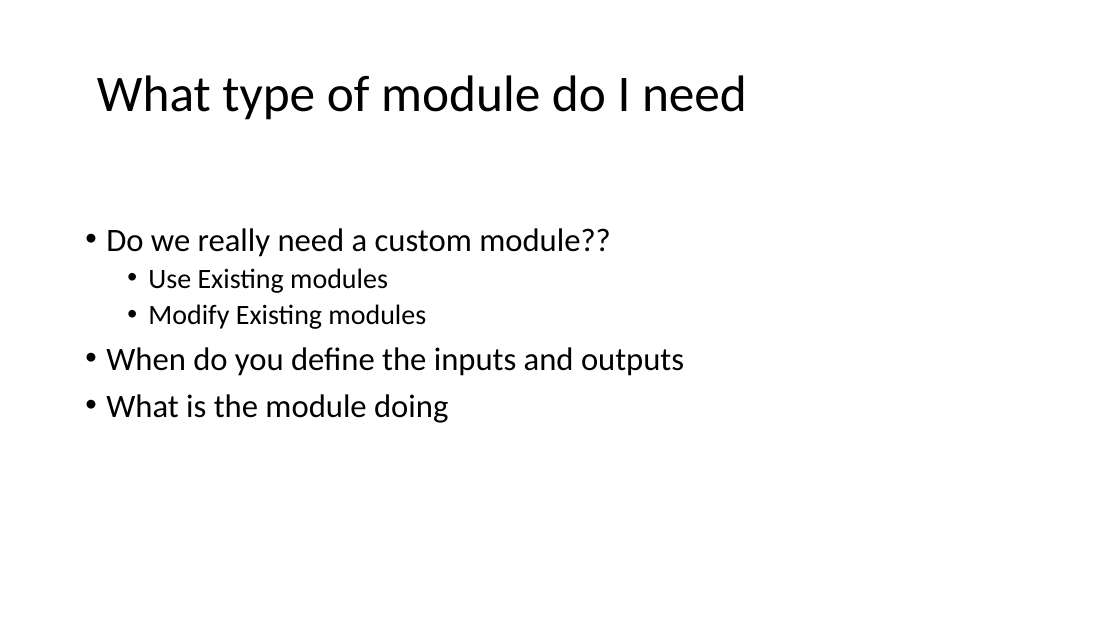
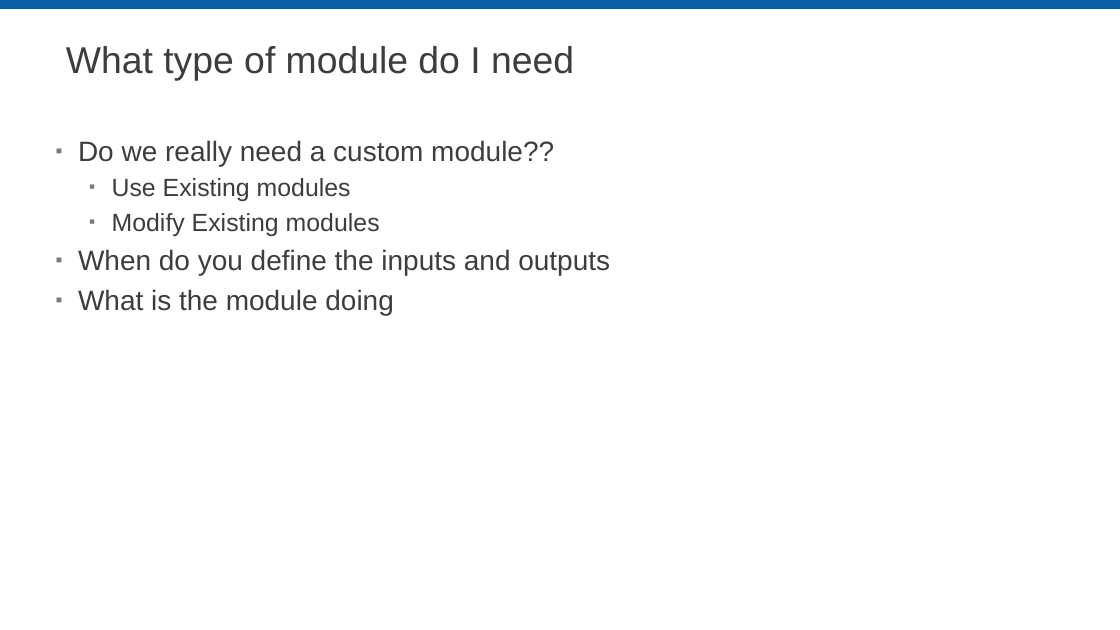
Before and after one commit to LabVIEW-DCAF/Documentation, a slide deck: slide 4 of Trunk/Getting Started Material/DCAF Training/5 Module Reuse.pptx (slide 3 before the commit). Drawn at 1120x630 pixels with LibreOffice and Linux fonts; fonts in the diff are those of the drawing; background and template pictures are left out. Boxes give left, top, right and bottom in pixels: in the first picture for what was removed or moved away, otherwise in the second. Text is boxed around its words. In the diff, an @@ line names an element or a change of style, - is before the commit and + after.

```diff
--- a/Trunk/Getting Started Material/DCAF Training/5 Module Reuse.pptx
+++ b/Trunk/Getting Started Material/DCAF Training/5 Module Reuse.pptx
@@ rectangle added at box(0, 0, 1120, 9), fill #0A60A3 @@
@@ title "What type of module do ...": place and size @@
-title "What type of module do ..." at box(97, 75, 747, 120)
+title "What type of module do ..." at box(66, 46, 574, 81)
@@ title "What type of module do ..." at box(66, 46, 574, 81): size 44 to 32 pt, font Calibri to Arial, text colour #000000 to #3D3D3D @@
@@ text "Do we really need a ...": place and size @@
-text "Do we really need a ..." at box(106, 228, 684, 423)
+text "Do we really need a ..." at box(78, 140, 610, 315)
@@ text "Do we really need a ..." at box(78, 140, 610, 315): size 28 to 24 pt in "Do we really need a custom module??", "When do you define the inputs and ...", "What is the module doing"; font Calibri to Arial, text colour #000000 to #3D3D3D; size 24 to 21.3 pt in "Use Existing modules", "Modify Existing modules"; bullet • to ▪; line spacing 0.9 to 1; less space between paragraphs; more space between paragraphs @@
```
Also in this commit, not shown: 2 other slides changed, 3 slides added, 2 slides removed.
